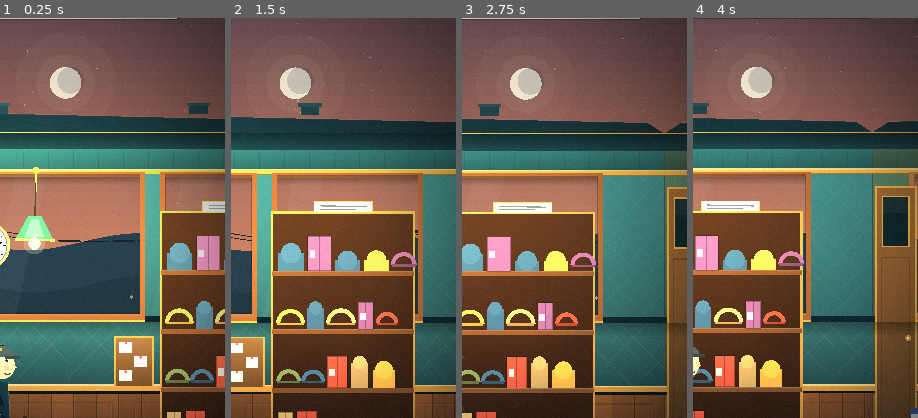
Above: before the commit, frames 1-4 (left to right).
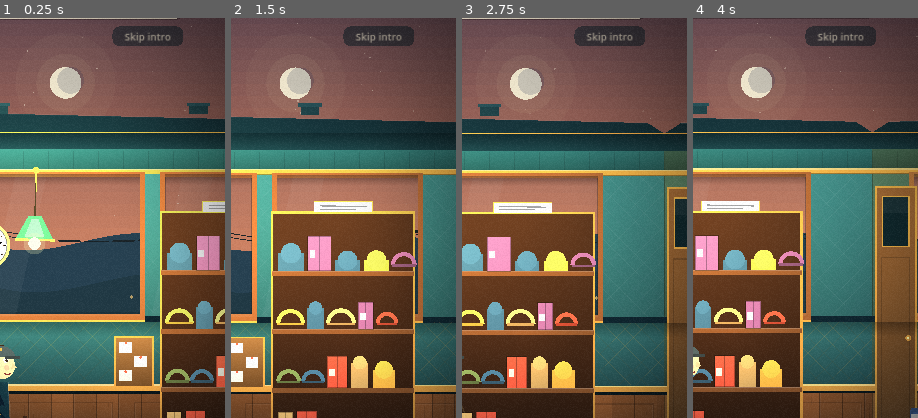
Above: after the commit, the same moments.

Repository: manofwhitebrown/Platform-Zero
Game: Godot game, scene res://ui/game_root.tscn
Two runs of this game, one before a commit and one after it. Both use one fixed random seed, a clock stepped at 60 frames per second and the inputs below.
Inputs (mouse positions are % of the whole screen's width and height, from its top left):
- Up to frame 1 (0.25 s): no input
- Up to frame 2 (1.5 s): move the mouse to (72, 45) at 0.52 s; click (72, 45) at 0.67 s; drag from (30, 55) to (45, 70) at 1.27 s
- Up to frame 3 (2.75 s): move the mouse to (60, 28) at 2.02 s; click (60, 28) at 2.17 s
- Up to frame 4 (4 s): drag from (45, 70) to (20, 35) at 2.77 s; move the mouse to (80, 65) at 3.52 s; click (80, 65) at 3.67 s
The pictures show only the part of the screen within x 50-100%, y 10-60%; the shares and areas given below are measured in that part.

The runs differ from the first frame. In frame 1, 1.4% of the frame differs, in the area x 49-82%, y 2-7%; in frame 2, 1.4%; in frame 3, 1.4%; in frame 4, 1.4%.

Commit message:
[B] B5.1 Skip intro pill in HUD; B5.0/B5.1 done

Diff:
--- a/status/B.json
+++ b/status/B.json
@@ -1,6 +1,6 @@
 {
  "agent": "B",
- "updated": "2026-10-30T03:04:05Z",
+ "updated": "2026-10-30T03:21:30Z",
  "tasks": {
   "B1": "done",
   "B7": "done",
@@ -26,8 +26,9 @@
   "B1.4": "done",
   "B1.5": "done",
   "B1.6": "done",
-  "B5.0": "doing"
+  "B5.0": "done",
+  "B5.1": "done"
  },
- "note": "B5.0: ui/game_root.tscn (theme, Settings, Sfx, TrainWorld, ScreenManager overlay stack, safe insets, Android back) is main_scene now (one-line project.godot change). Shot ui_fresh_launch added to tests/shots.json.",
+ "note": "B5.0/B5.1 done: game_root is main scene; fixed red build (hud Sfx call) and zero-size HUD; HUD has Skip intro pill; first-minute flow verified headless (pick->bench->reveal->handover, 7 tokens). Next B5.2 ItemArt.",
  "request": ""
 }
--- a/world/hud.gd
+++ b/world/hud.gd
@@ -16,6 +16,7 @@
 	var hud: Hud
 	var coin: Texture2D
 	var inset: float = 0.0
+	var skip_rect: Rect2 = Rect2()
 
 	func _ready() -> void:
 		mouse_filter = Control.MOUSE_FILTER_IGNORE
@@ -107,6 +108,13 @@
 			Dr.rrect(self, cr, 20, Color(Pal.PARCHMENT, 0.96))
 			draw_rect(cr.grow(-6), Color(Pal.BRASS, 0.5), false, 2.0)
 			txt(cr.position + Vector2(0, 45), chip, 30, Pal.INK, w, HORIZONTAL_ALIGNMENT_CENTER)
+		# quiet tutorial skip
+		skip_rect = Rect2()
+		if String(Sim.get_tutorial().get("stage", "done")) != "done":
+			skip_rect = Rect2(vs.x / 2.0 + minf(vs.x - 60, 880.0) / 2.0 - 170, bar.end.y + 92, 170, 72)
+			var sr: Rect2 = skip_rect.grow_individual(0, -12, 0, -12)
+			Dr.rrect(self, sr, 18, Color(Pal.DEEP, 0.55))
+			txt(Vector2(sr.position.x, sr.position.y + 34), "Skip intro", 24, Color(Pal.PARCHMENT, 0.8), sr.size.x, HORIZONTAL_ALIGNMENT_CENTER)
 		# toasts
 		var ty: float = bar.end.y + (110.0 if chip != "" else 14.0) + 90.0
 		for tt in toasts:
@@ -130,6 +138,10 @@
 
 	func _input(e: InputEvent) -> void:
 		if e is InputEventMouseButton and (e as InputEventMouseButton).pressed and (e as InputEventMouseButton).button_index == MOUSE_BUTTON_LEFT:
+			if skip_rect.has_point((e as InputEventMouseButton).position):
+				Sim.skip_tutorial()
+				get_viewport().set_input_as_handled()
+				return
 			if gear.has_point((e as InputEventMouseButton).position) and not hud.world.get("bench").is_open:
 				hud.toggle_sheet()
 				get_viewport().set_input_as_handled()
